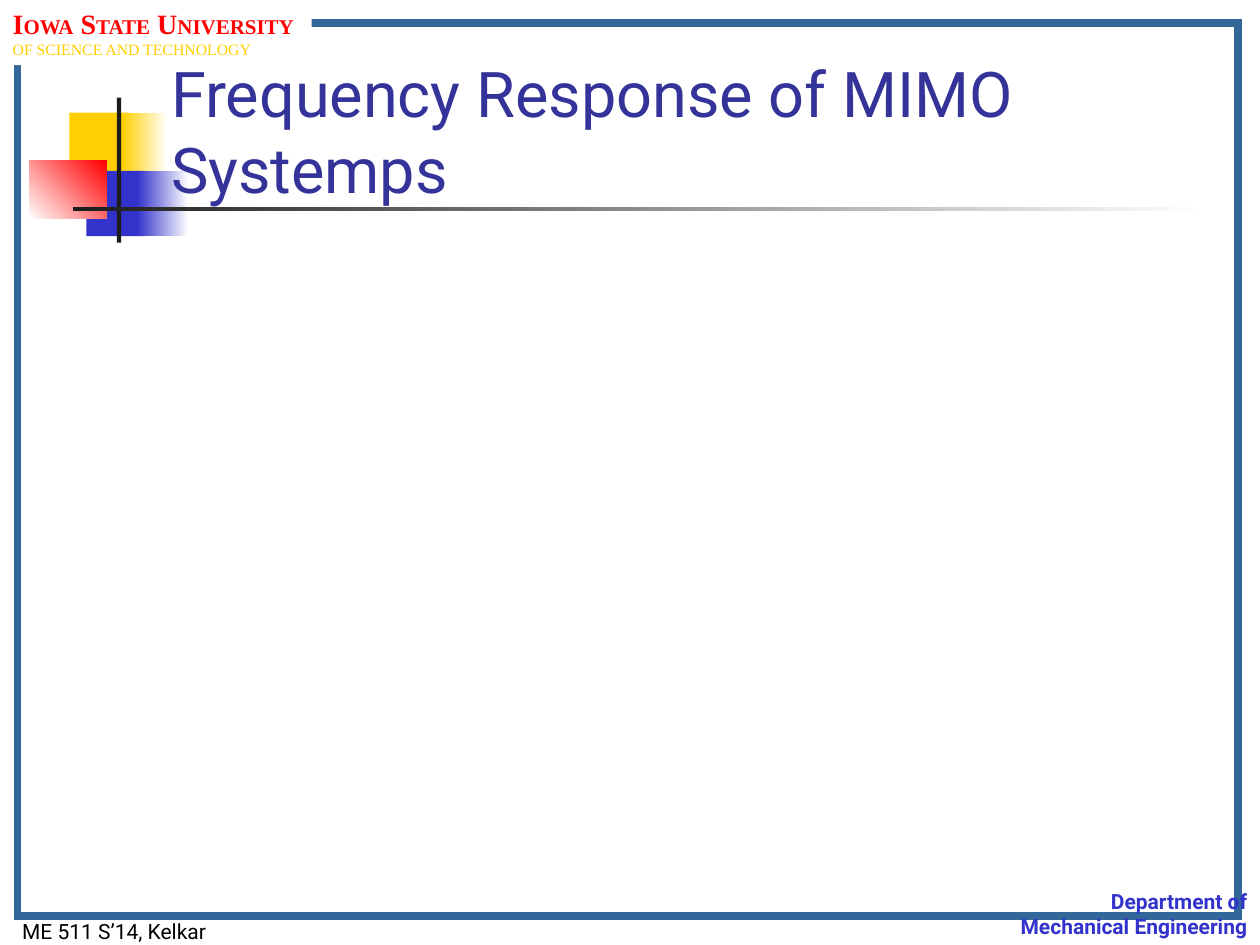
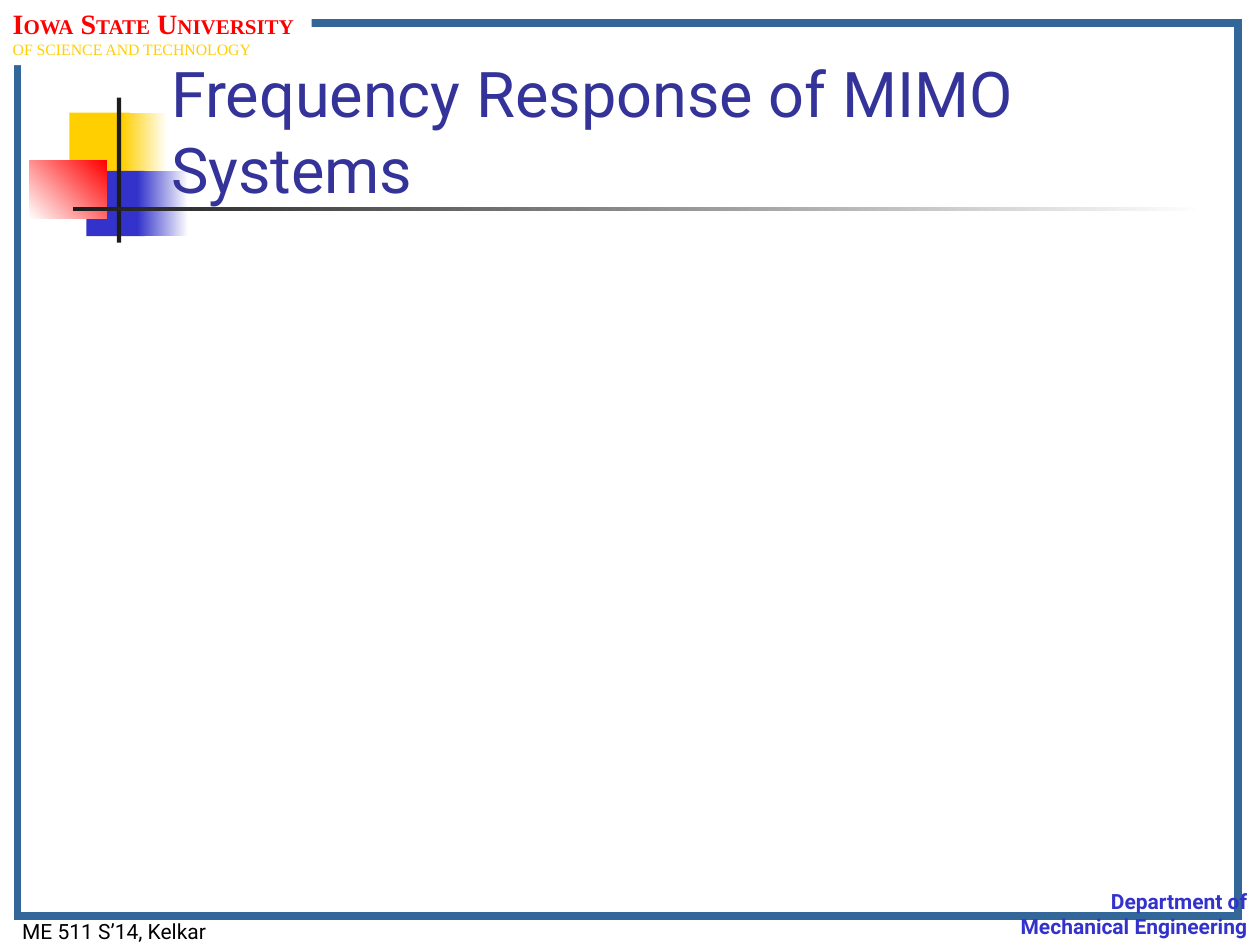
Before and after one commit to jasonnicholson/ME_511_Spring_2014_Lectures, a slide deck: slide 1 of me511_S14__Lect.Notes_Set08.pptm. Drawn at 1260x945 pixels with LibreOffice and Linux fonts; fonts in the diff are those of the drawing; grey boxes stand for pictures; background and template pictures are left out. Boxes give left, top, right and bottom in pixels: in the first picture for what was removed or moved away, otherwise in the second. Text is boxed around its words. In the diff, an @@ line names an element or a change of style, - is before the commit and + after.

```diff
--- a/me511_S14__Lect.Notes_Set08.pptm
+++ b/me511_S14__Lect.Notes_Set08.pptm
@@ title at bbox=[171, 69, 1012, 208]: text changed @@
-Frequency Response of MIMO Systemps
+Frequency Response of MIMO Systems
```
Also in this commit, not shown: 3 other slides changed, 6 slides added, 1 other file.
